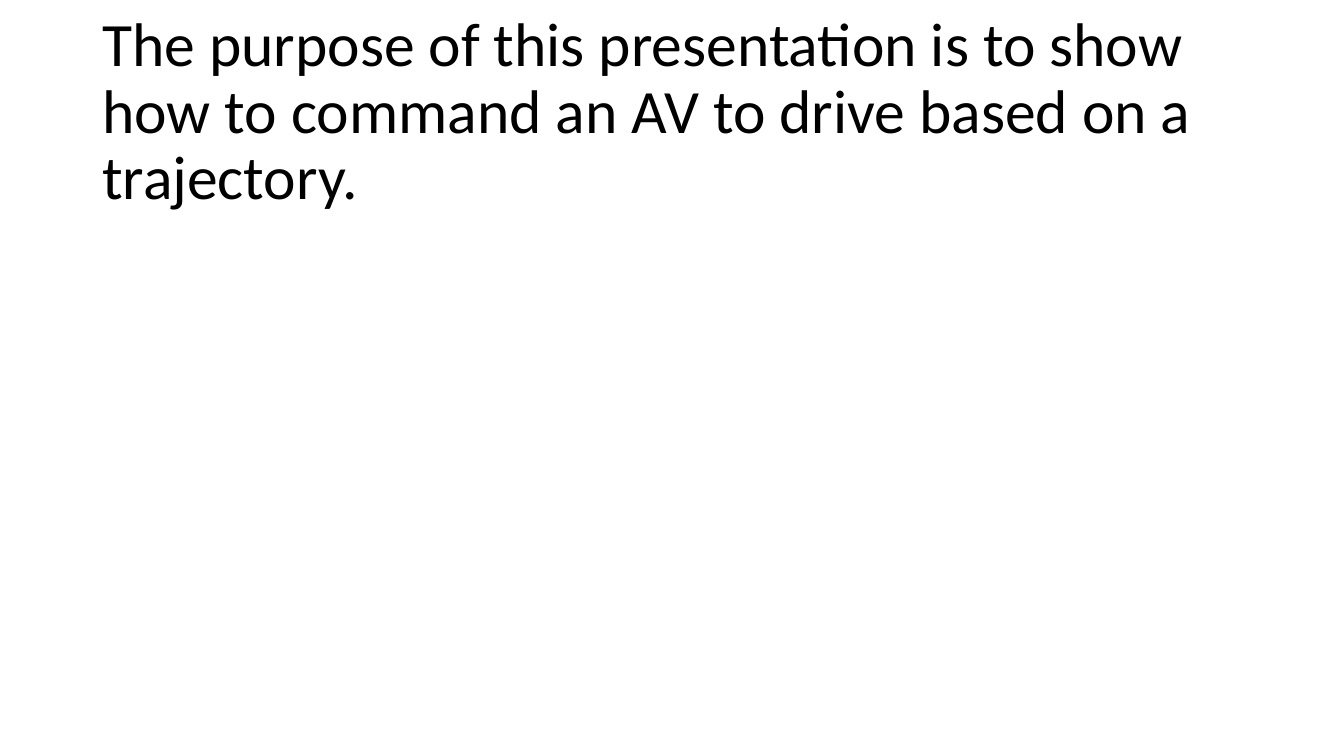
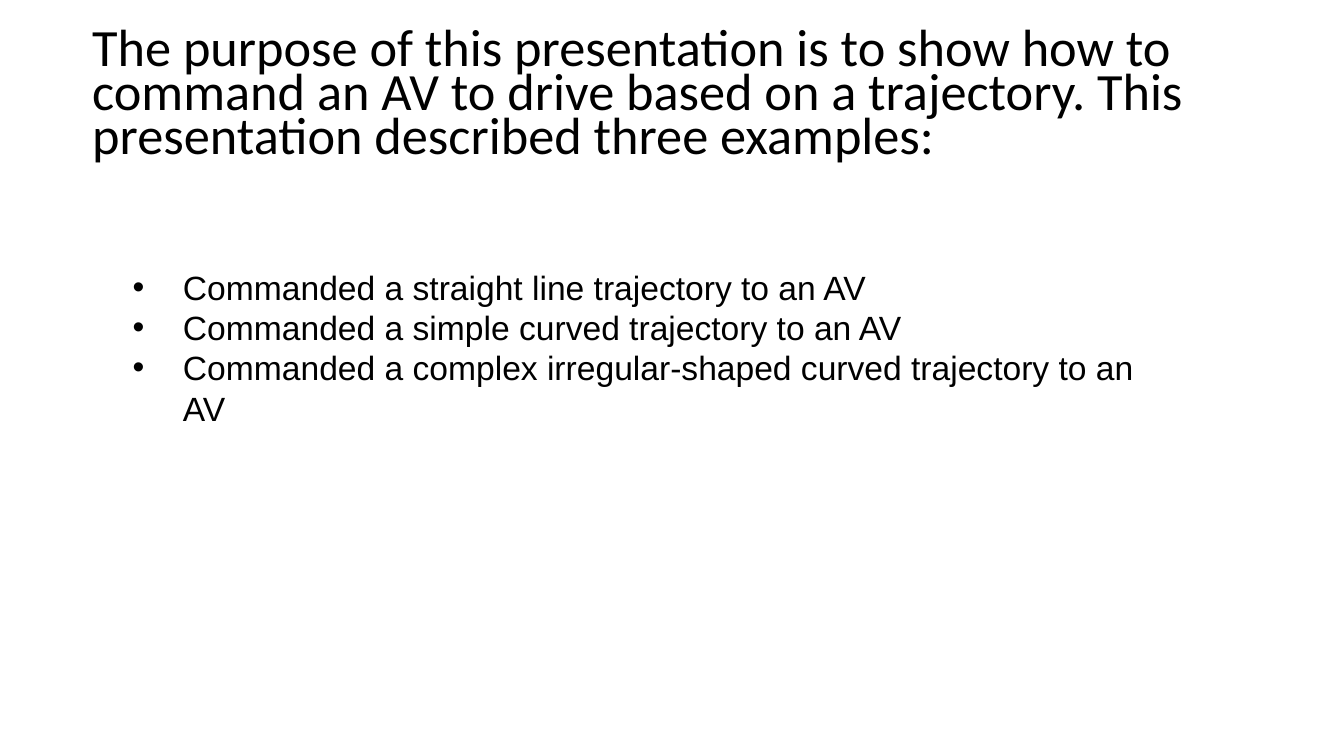
Before and after one commit to PAWorkzoneAutomation/TrafficSimulators_GettingStartedWithDifferrentSimulators_GettingStartedWithSUMO, a slide deck: slide 2 of Documents/How to command a trajectory to an AV.pptx. Drawn at 1344x756 pixels with LibreOffice and Linux fonts; fonts in the diff are those of the drawing. Boxes give left, top, right and bottom in pixels: in the first picture for what was removed or moved away, otherwise in the second. Text is boxed around its words. In the diff, an @@ line names an element or a change of style, - is before the commit and + after.

```diff
--- a/Documents/How to command a trajectory to an AV.pptx
+++ b/Documents/How to command a trajectory to an AV.pptx
@@ text at <box>92,29,1182,163</box>: text changed; size 44 to 37.4 pt @@
-The purpose of this presentation is to show how to command an AV to drive based on a trajectory.
+The purpose of this presentation is to show how to command an AV to drive based on a trajectory. This presentation described three examples:
@@ text added at <box>183,275,1133,421</box>, 24 pt, text #000000 @@
+• Commanded a straight line trajectory to an AV
+• Commanded a simple curved trajectory to an AV
+• Commanded a complex irregular-shaped curved trajectory to an AV
```
Also in this commit, not shown: 7 other slides changed, 12 slides added.
